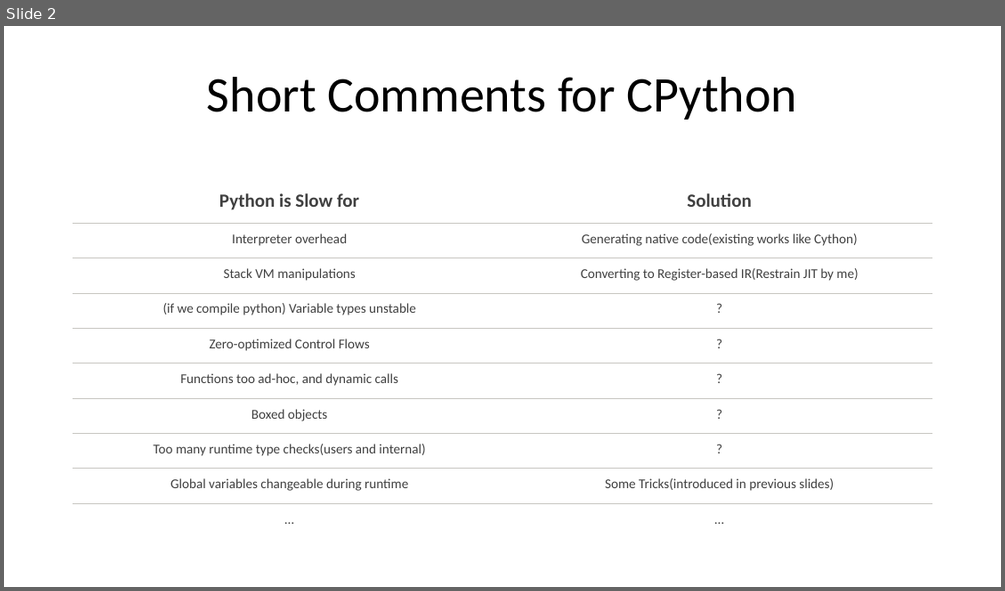
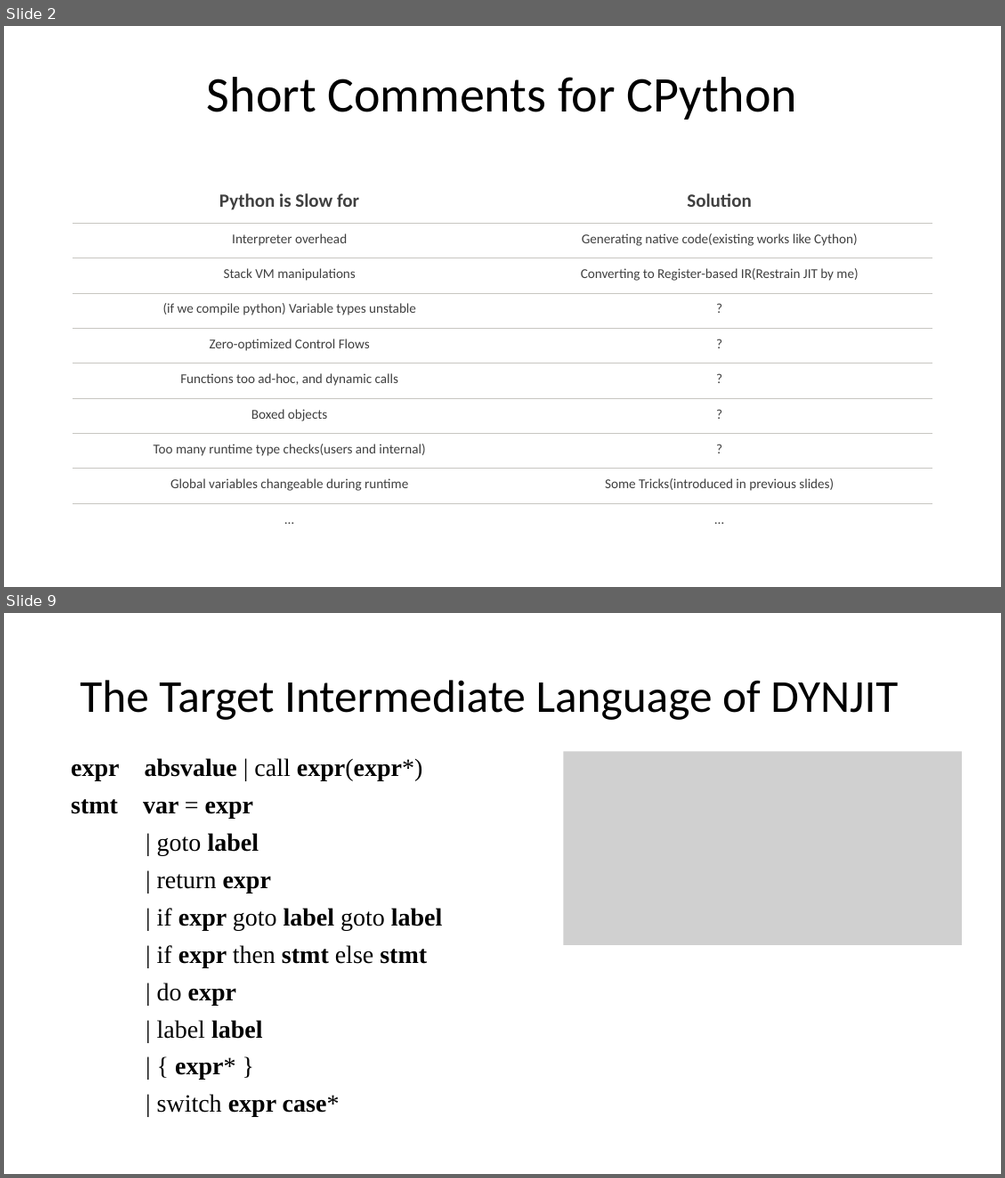
Before and after one commit to thautwarm/Site-32, a slide deck: src/Others/slides/impl0.pptx. Shown one above the other, each under a label of ours: slide 2 before the commit, slides 2 and 9 after it; the slides between them are not shown. The pictures are 1005x591 and 1005x1178 pixels, drawn with LibreOffice and Linux fonts; fonts in the diff are those of the drawing; grey boxes stand for pictures. Boxes give left, top, right and bottom in pixels: in the first picture for what was removed or moved away, otherwise in the second. Text is boxed around its words. In the diff, an @@ line names an element or a change of style, - is before the commit and + after.

```diff
--- a/src/Others/slides/impl0.pptx
+++ b/src/Others/slides/impl0.pptx
@@ slide 9 added at (4,613,1001,1174), background #FFFFFF @@
@@ title added at (80,680,898,720), 44 pt, text #000000 @@
+The Target Intermediate Language of DYNJIT
@@ text added at (71,758,443,1117), 24 pt, text #000000, bold @@
+expr absvalue | call expr(expr*)
+stmt var = expr
+| goto label
+| return expr
+| if expr goto label goto label
+| if expr then stmt else stmt
+| do expr
+| label label
+| { expr* }
+| switch expr case*
@@ picture added at (563,751,962,945) @@
```
Also in this commit, not shown: 7 slides changed, 4 other slides added, 1 slide removed.
